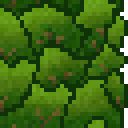
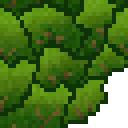
The second 128×128 image is a revision of the first. Changes to its layers:
added layer "File 4" (1st of 2) above "File 4" over [64, 60, 128, 128]
added layer "File 4" (2nd of 2) (screen) above "File 3" over [64, 0, 128, 128]
hid "Block 4" (1st of 2) over [116, 0, 128, 116]
hid "Block 4" (2nd of 2) over [64, 0, 128, 128]
